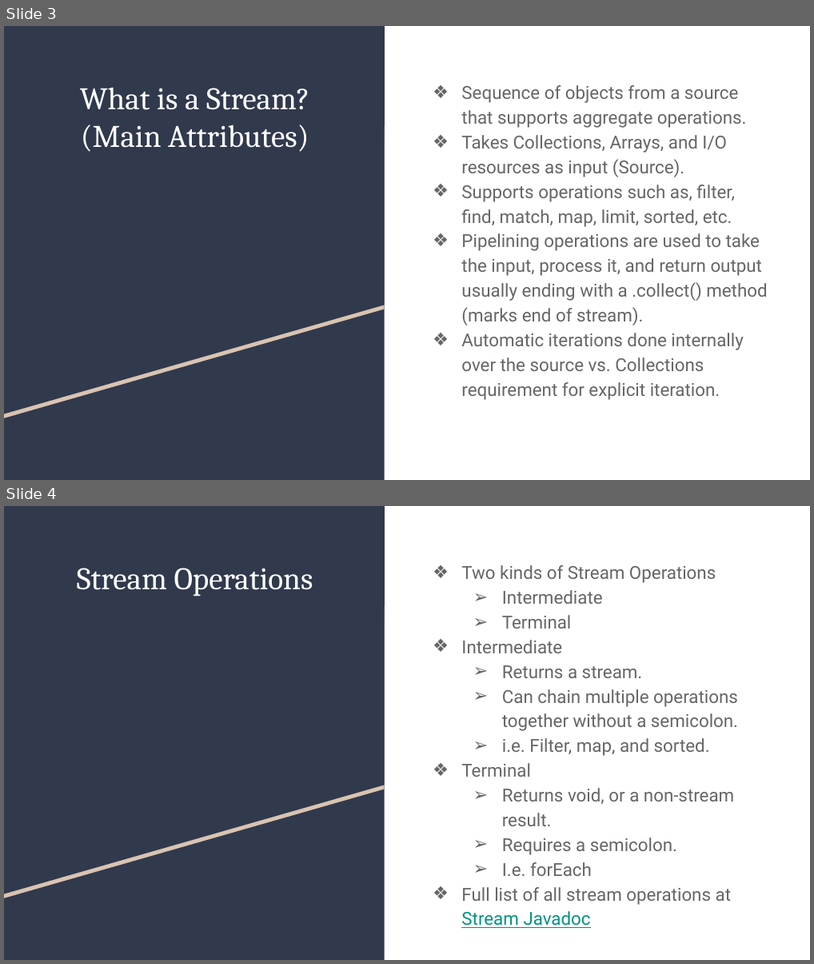
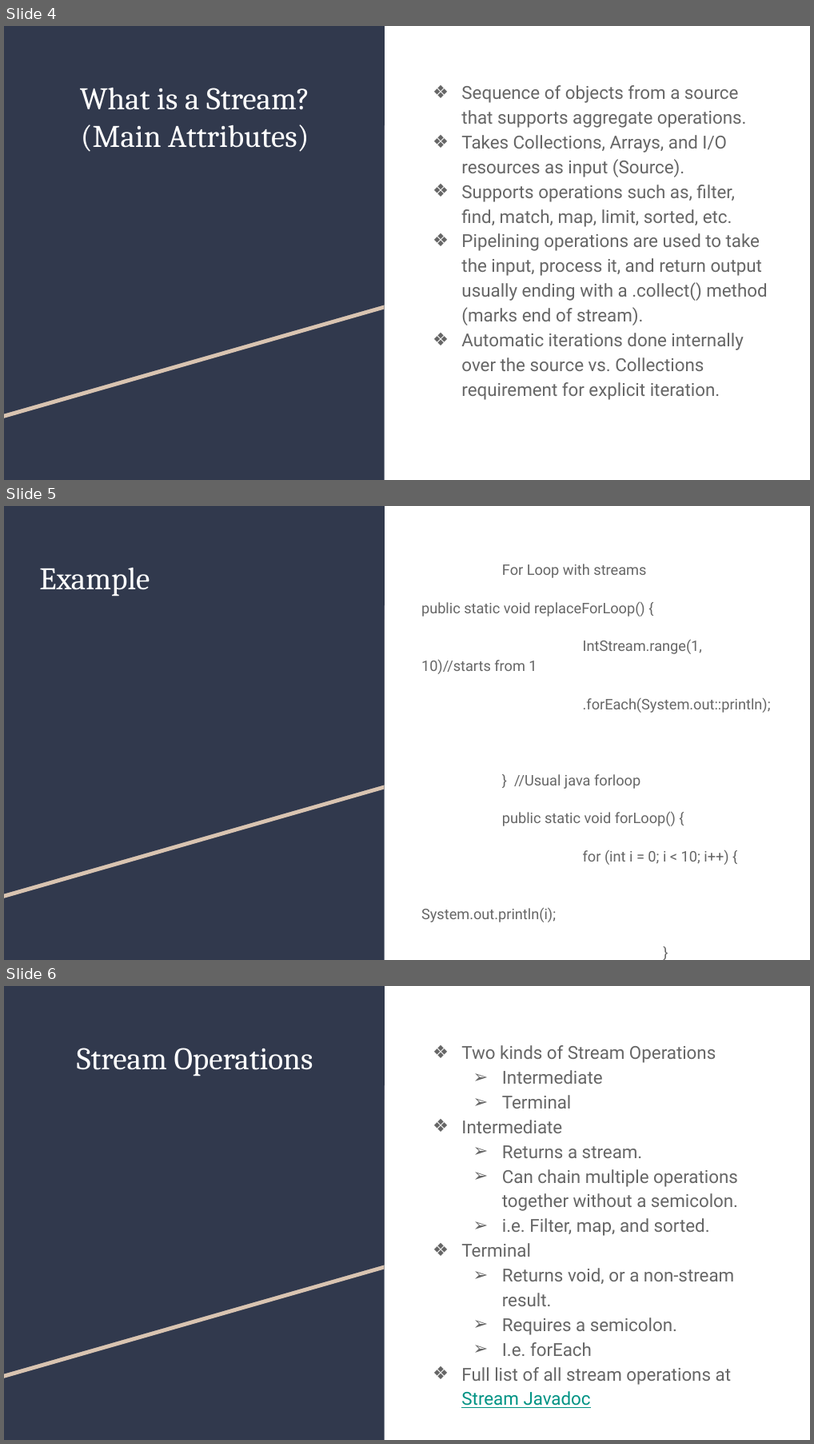
Before and after one commit to Lindahl2010/Project-4, a slide deck: Project 4 Presentation.pptx. Shown one above the other, each under a label of ours: slides 3 and 4 before the commit, slides 4, 5 and 6 after it. The pictures are 814x964 and 814x1444 pixels, drawn with LibreOffice and Linux fonts; fonts in the diff are those of the drawing. Boxes give left, top, right and bottom in pixels: in the first picture for what was removed or moved away, otherwise in the second. Text is boxed around its words. In the diff, an @@ line names an element or a change of style, - is before the commit and + after.

Commit message:
Update of final presentation fixes

```diff
--- a/Project 4 Presentation.pptx
+++ b/Project 4 Presentation.pptx
@@ slide 5 added at (4, 506, 810, 960), background #FFFFFF; not listed: 3 template elements that a slide beside it also shows @@
@@ title added at (39, 567, 150, 596), 28 pt, text #FFFFFF @@
+Example
@@ text added at (422, 564, 771, 922), 13 pt, text #666666 @@
+For Loop with streams
+public static void replaceForLoop() {
+IntStream.range(1, 10)//starts from 1
+.forEach(System.out::println);
+} //Usual java forloop
+public static void forLoop() {
+for (int i = 0; i < 10; i++) {
+System.out.println(i);
+}
+}//end
@@ what was slide 3 is now slide 4 @@
@@ what was slide 4 is now slide 6 @@
```
